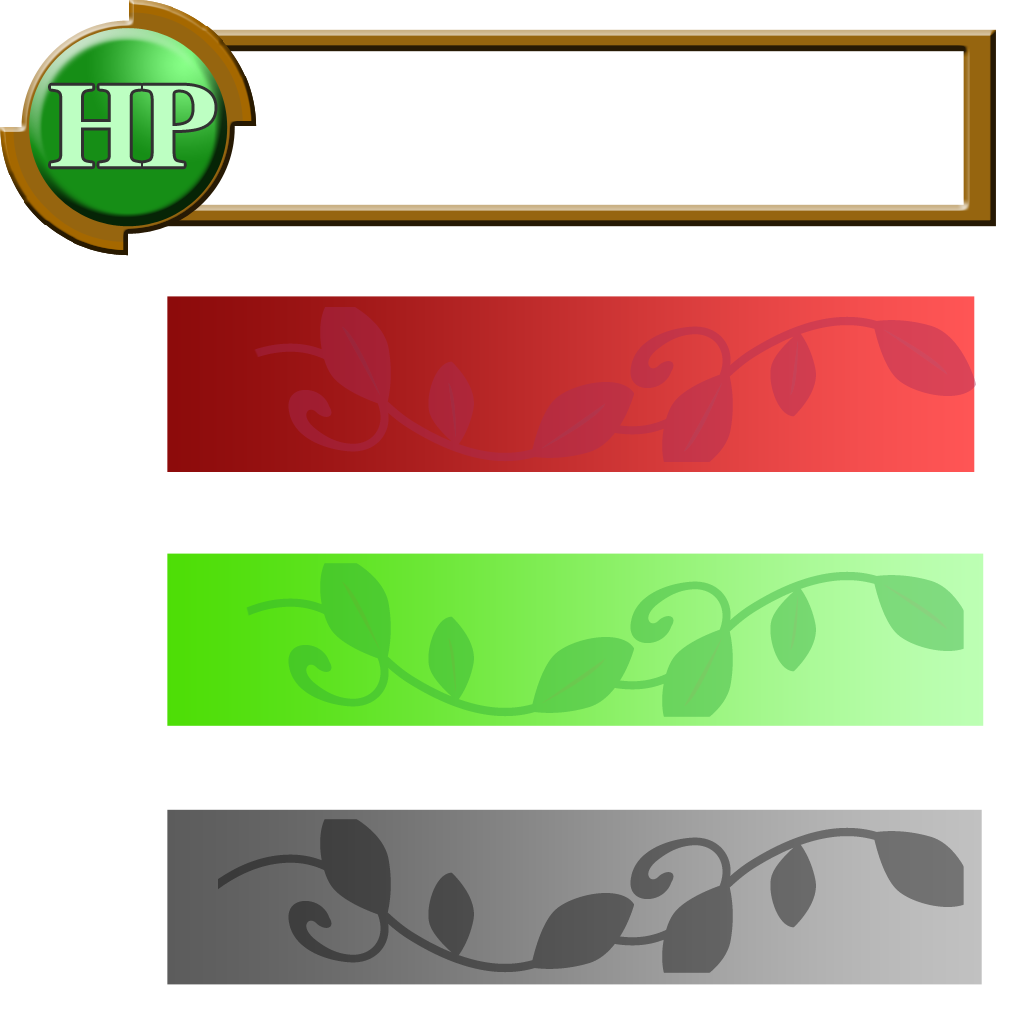
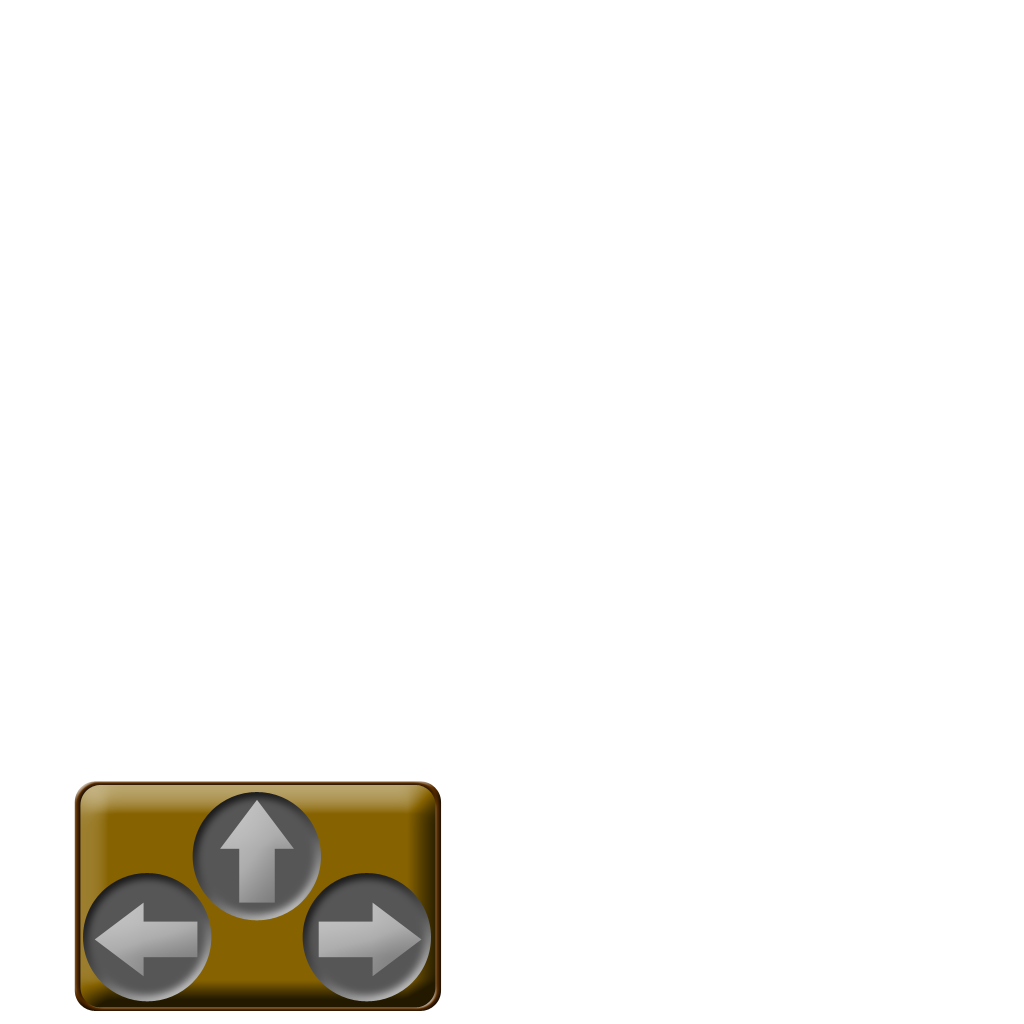
Revision of a layered 1024×1024 image; what changed, layer by layer:
added layer "シェイプ 9 のコピー 2" above "シェイプ 9 のコピー" over [94, 902, 198, 977]
added layer "シェイプ 9 のコピー" above "シェイプ 9" over [318, 902, 422, 977]
added layer "シェイプ 9" above "03 防御Up のコピー 2" over [220, 799, 294, 903]
added layer "03 防御Up のコピー 2" above "シェイプ 8 のコピー" over [83, 792, 431, 1002]
added layer "シェイプ 8 のコピー" above "シェイプ 8" over [74, 781, 442, 1011]
added layer "シェイプ 8" above "今のHP" over [79, 785, 437, 1010]
renamed "グループ 4" to "今のHP", hid the group it (11 layers) over [0, 0, 996, 985]
